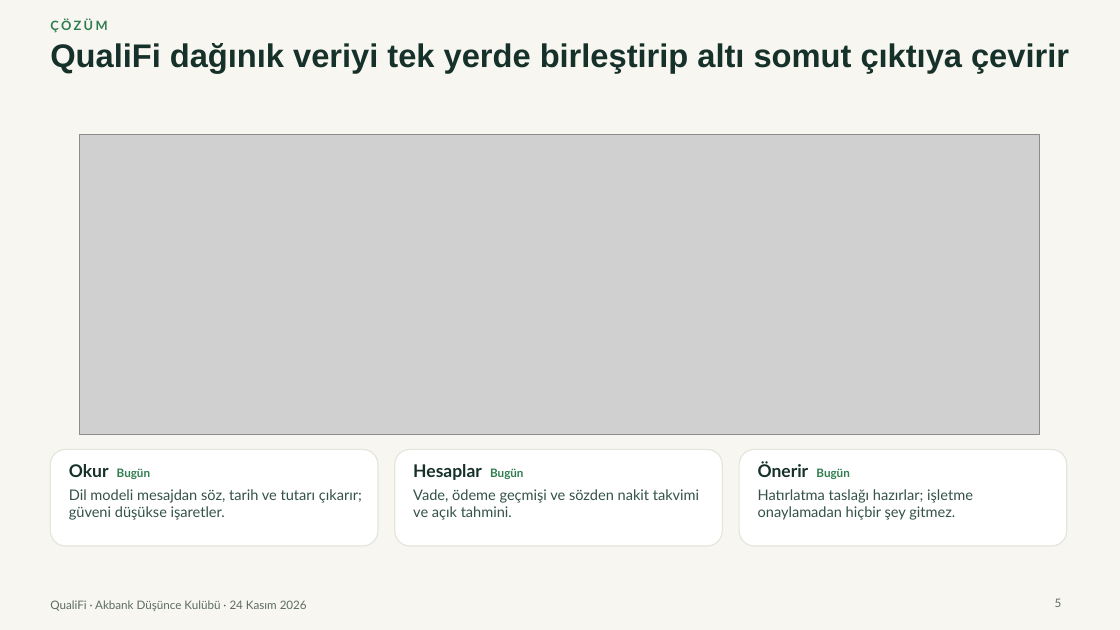
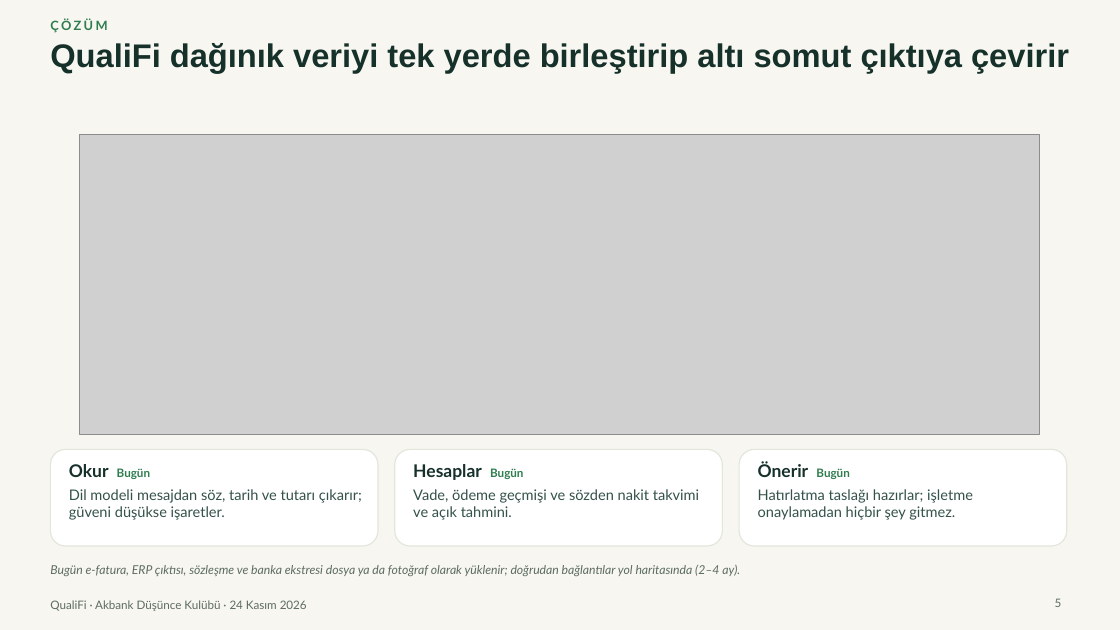
Before and after one commit to Talhaguler1/qualifi-41598058, a slide deck: slide 5 of marketing/presentation-2026-11-24/QualiFi-final-sunum.pptx. Drawn at 1120x630 pixels with LibreOffice and Linux fonts; fonts in the diff are those of the drawing; grey boxes stand for pictures. Boxes give left, top, right and bottom in pixels: in the first picture for what was removed or moved away, otherwise in the second. Text is boxed around its words. In the diff, an @@ line names an element or a change of style, - is before the commit and + after.

```diff
--- a/marketing/presentation-2026-11-24/QualiFi-final-sunum.pptx
+++ b/marketing/presentation-2026-11-24/QualiFi-final-sunum.pptx
@@ text added at (x1=50, y1=565, x2=740, y2=576), 10.5 pt, text #5D6C61, italic @@
+Bugün e-fatura, ERP çıktısı, sözleşme ve banka ekstresi dosya ya da fotoğraf olarak yüklenir; doğrudan bağlantılar yol haritasında (2–4 ay).
```
Also in this commit, not shown: 2 other files.
